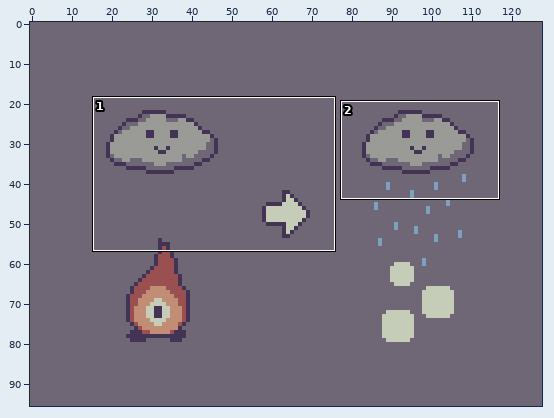
Edited in one commit: sprite sheet (src/ui/tutorial/tutorial_3.png). The first picture is a wide view before the edit; the outline marks the close-up.
Close-up. Before:
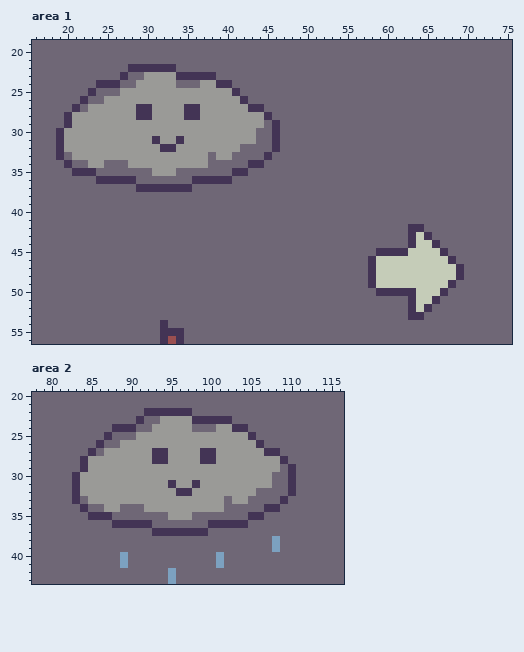
The file is 128x96 pixels. Shown: area 1: x 16..75, y 19..56; area 2: x 78..116, y 20..43.
Now the later version:
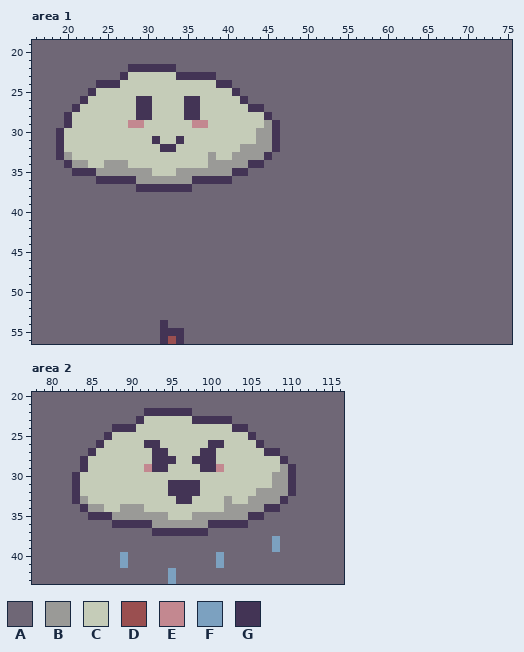
Palette (. is transparent): A #6f6776  B #9a9a97  C #c5ccb8  D #9a4f50  E #c38890  F #7ca1c0  G #433455
The exact change:
--- area 1
@@ x 18..47 @@
 22 AAAAAAAAAAGGGGGGAAAAAAAAAAAAAA
-23 AAAAAAAAAGAABBBBGGGGGAAAAAAAAA
-24 AAAAAAGGGAABBBBBAAABBGGAAAAAAA
-25 AAAAAGAAABBBBBBBBBBBBBBGAAAAAA
-26 AAAAGAABBBBBBBBBBBBBBBBBGAAAAA
-27 AAAGABBBBBBGGBBBBGGBBBBBBGGAAA
-28 AAGBBBBBBBBGGBBBBGGBBBBBBBBGAA
-29 AAGBBBBBBBBBBBBBBBBBBBBBBBBAGA
-30 AGBBBBBBBBBBBBBBBBBBBBBBBBAAGA
-31 AGBBBBBBBBBBBGBBGBBBBBBBBBAAGA
-32 AGBBBBBBBBBBBBGGBBBBBBBBAAAAGA
-33 AGABBBBBBBBBBBBBBBBBABBAAAAGAA
-34 AAGAABBAAABBBBBBBBBBAAAAAGGAAA
-35 AAAGGGAAAAAAABBBAAAAAAAGGAAAAA
-36 AAAAAAGGGGGAAAAAAAGGGGGAAAAAAA
+23 AAAAAAAAAGCCCCCCGGGGGAAAAAAAAA
+24 AAAAAAGGGCCCCCCCCCCCCGGAAAAAAA
+25 AAAAAGCCCCCCCCCCCCCCCCCGAAAAAA
+26 AAAAGCCCCCCGGCCCCGGCCCCCGAAAAA
+27 AAAGCCCCCCCGGCCCCGGCCCCCCGGAAA
+28 AAGCCCCCCCCGGCCCCGGCCCCCCCCGAA
+29 AAGCCCCCCCEECCCCCCEECCCCCCCBGA
+30 AGCCCCCCCCCCCCCCCCCCCCCCCCBBGA
+31 AGCCCCCCCCCCCGCCGCCCCCCCCCBBGA
+32 AGCCCCCCCCCCCCGGCCCCCCCCBBBBGA
+33 AGBCCCCCCCCCCCCCCCCCBCCBBBBGAA
+34 AAGBBCCBBBCCCCCCCCCCBBBBBGGAAA
+35 AAAGGGBBBBBBBCCCBBBBBBBGGAAAAA
+36 AAAAAAGGGGGBBBBBBBGGGGGAAAAAAA
 37 AAAAAAAAAAAGGGGGGGAAAAAAAAAAAA
@@ x 56..71 @@
 41 AAAAAAAAAAAAAAAA
-42 AAAAAAAGGAAAAAAA
-43 AAAAAAAGCGAAAAAA
-44 AAAAAAAGCCGAAAAA
-45 AAAGGGGCCCCGAAAA
-46 AAGCCCCCCCCCGAAA
-47 AAGCCCCCCCCCCGAA
-48 AAGCCCCCCCCCCGAA
-49 AAGCCCCCCCCCGAAA
-50 AAAGGGGGCCCGAAAA
-51 AAAAAAAGCCGAAAAA
-52 AAAAAAAGCGAAAAAA
-53 AAAAAAAGGAAAAAAA
+42 AAAAAAAAAAAAAAAA
+43 AAAAAAAAAAAAAAAA
+44 AAAAAAAAAAAAAAAA
+45 AAAAAAAAAAAAAAAA
+46 AAAAAAAAAAAAAAAA
+47 AAAAAAAAAAAAAAAA
+48 AAAAAAAAAAAAAAAA
+49 AAAAAAAAAAAAAAAA
+50 AAAAAAAAAAAAAAAA
+51 AAAAAAAAAAAAAAAA
+52 AAAAAAAAAAAAAAAA
+53 AAAAAAAAAAAAAAAA
 54 AAAAAAAAAAAAAAAA
--- area 2
@@ x 78..116 @@
 22 AAAAAAAAAAAAAAGGGGGGAAAAAAAAAAAAAAAAAAA
-23 AAAAAAAAAAAAAGAABBBBGGGGGAAAAAAAAAAAAAA
-24 AAAAAAAAAAGGGAABBBBBAAABBGGAAAAAAAAAAAA
-25 AAAAAAAAAGAAABBBBBBBBBBBBBBGAAAAAAAAAAA
-26 AAAAAAAAGAABBBBBBBBBBBBBBBBBGAAAAAAAAAA
-27 AAAAAAAGABBBBBBGGBBBBGGBBBBBBGGAAAAAAAA
-28 AAAAAAGBBBBBBBBGGBBBBGGBBBBBBBBGAAAAAAA
-29 AAAAAAGBBBBBBBBBBBBBBBBBBBBBBBBAGAAAAAA
-30 AAAAAGBBBBBBBBBBBBBBBBBBBBBBBBAAGAAAAAA
-31 AAAAAGBBBBBBBBBBBGBBGBBBBBBBBBAAGAAAAAA
-32 AAAAAGBBBBBBBBBBBBGGBBBBBBBBAAAAGAAAAAA
-33 AAAAAGABBBBBBBBBBBBBBBBBABBAAAAGAAAAAAA
-34 AAAAAAGAABBAAABBBBBBBBBBAAAAAGGAAAAAAAA
-35 AAAAAAAGGGAAAAAAABBBAAAAAAAGGAAAAAAAAAA
-36 AAAAAAAAAAGGGGGAAAAAAAGGGGGAAAAAAAAAAAA
+23 AAAAAAAAAAAAAGCCCCCCGGGGGAAAAAAAAAAAAAA
+24 AAAAAAAAAAGGGCCCCCCCCCCCCGGAAAAAAAAAAAA
+25 AAAAAAAAAGCCCCCCCCCCCCCCCCCGAAAAAAAAAAA
+26 AAAAAAAAGCCCCCGGCCCCCCGGCCCCGAAAAAAAAAA
+27 AAAAAAAGCCCCCCCGGCCCCGGCCCCCCGGAAAAAAAA
+28 AAAAAAGCCCCCCCCGGGCCGGGCCCCCCCCGAAAAAAA
+29 AAAAAAGCCCCCCCEGGCCCCGGECCCCCCCBGAAAAAA
+30 AAAAAGCCCCCCCCCCCCCCCCCCCCCCCCBBGAAAAAA
+31 AAAAAGCCCCCCCCCCCGGGGCCCCCCCCCBBGAAAAAA
+32 AAAAAGCCCCCCCCCCCGGGGCCCCCCCBBBBGAAAAAA
+33 AAAAAGBCCCCCCCCCCCGGCCCCBCCBBBBGAAAAAAA
+34 AAAAAAGBBCCBBBCCCCCCCCCCBBBBBGGAAAAAAAA
+35 AAAAAAAGGGBBBBBBBCCCBBBBBBBGGAAAAAAAAAA
+36 AAAAAAAAAAGGGGGBBBBBBBGGGGGAAAAAAAAAAAA
 37 AAAAAAAAAAAAAAAGGGGGGGAAAAAAAAAAAAAAAAA
Where, in picture pixels (left, top, right, bottom), the same in both close-ups:
changed: (64, 72, 272, 184)
changed: (368, 224, 464, 320)
changed: (80, 416, 288, 528)
